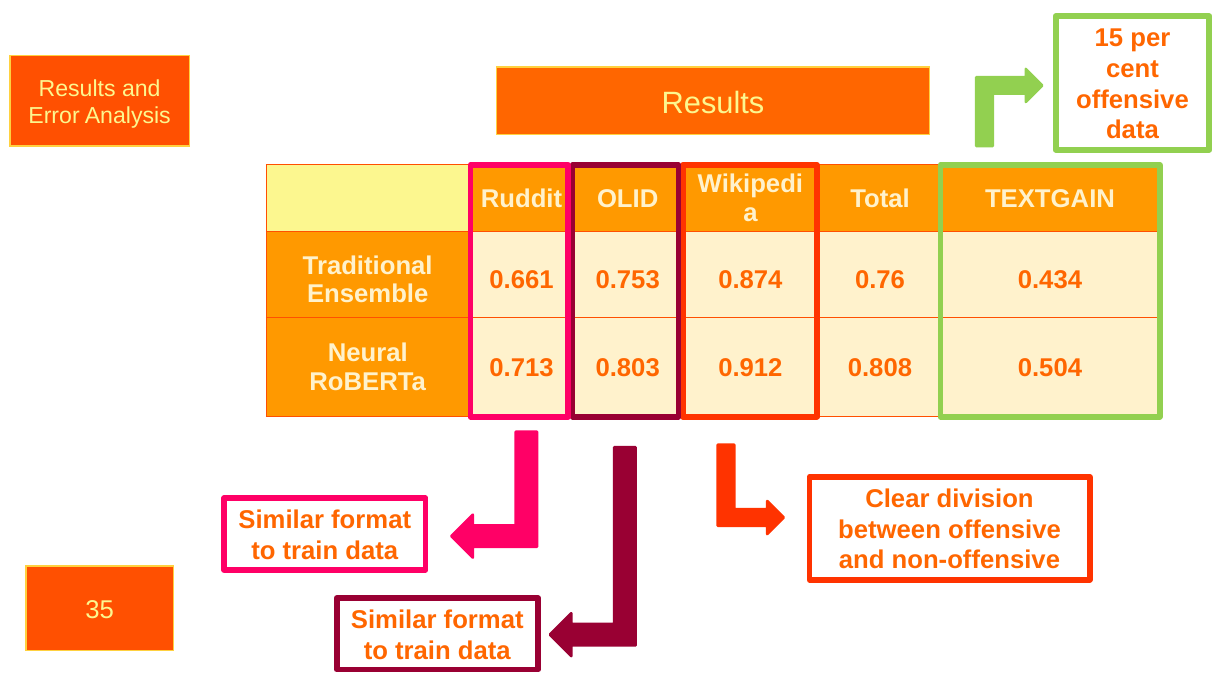
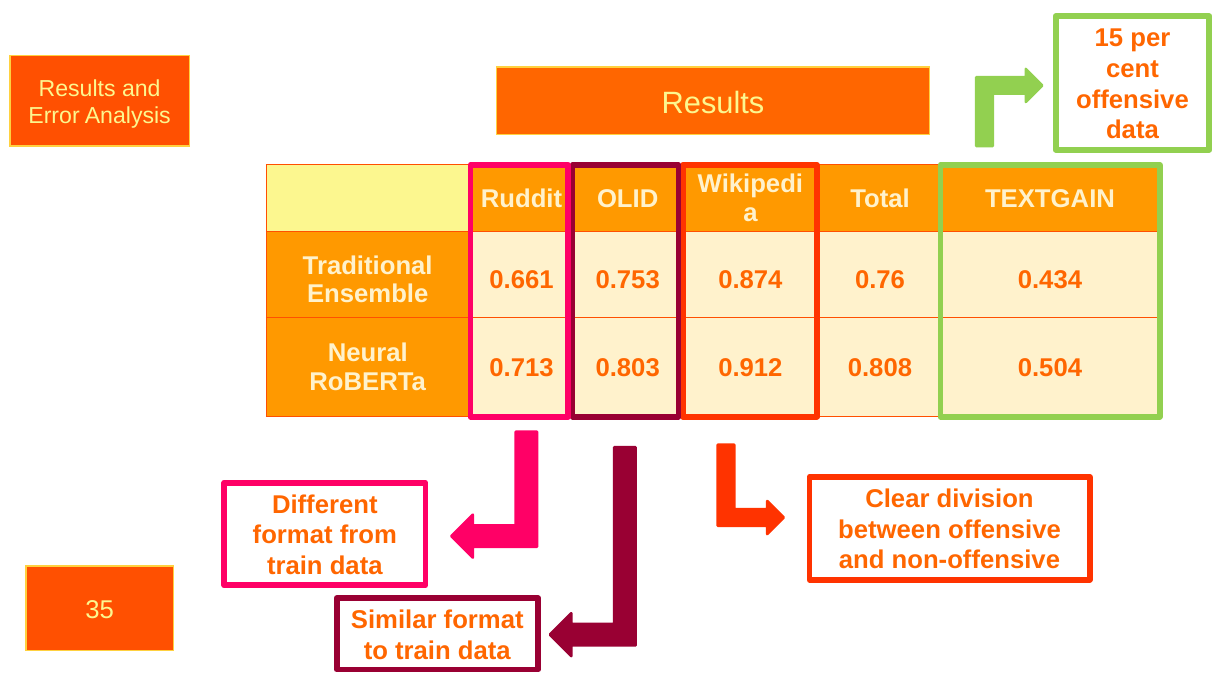
Before and after one commit to SiebeBrouwer/NLP_Group2_StillProcessing, a slide deck: slide 35 of NLP_Project_Presentation.pptx. Drawn at 1232x693 pixels with LibreOffice and Linux fonts; fonts in the diff are those of the drawing; background and template pictures are left out. Boxes give left, top, right and bottom in pixels: in the first picture for what was removed or moved away, otherwise in the second. Text is boxed around its words. In the diff, an @@ line names an element or a change of style, - is before the commit and + after.

```diff
--- a/NLP_Project_Presentation.pptx
+++ b/NLP_Project_Presentation.pptx
@@ rectangle "Different format from train data": place and size @@
-rectangle "Different format from train data" at bbox=[225, 498, 426, 569]
+rectangle "Different format from train data" at bbox=[225, 482, 426, 585]
@@ text in rectangle at bbox=[253, 494, 397, 575]: text changed @@
-Similar format to train data
+Different format from train data
```
Also in this commit, not shown: 3 other slides changed.
